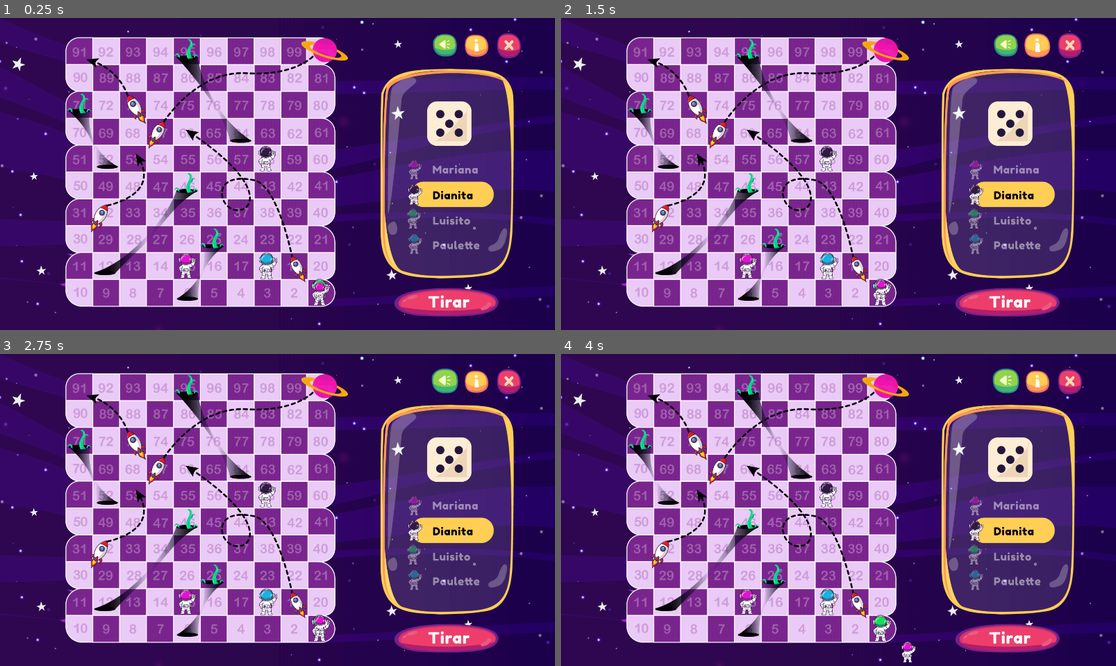
Above: before the commit, frames 1-4 (two rows, left to right).
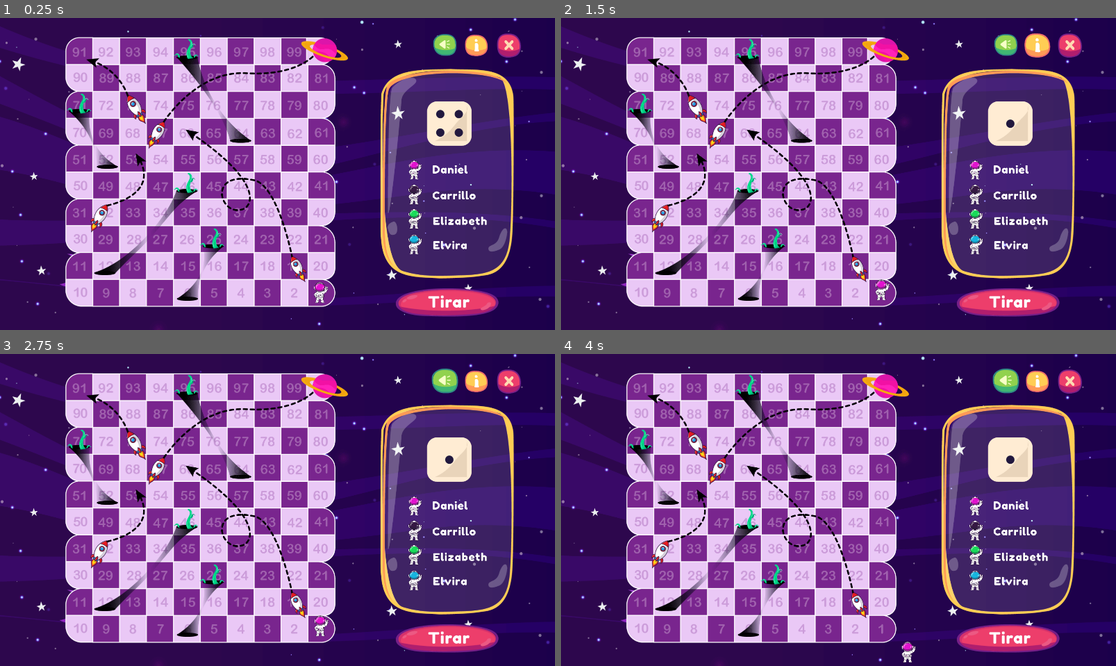
Above: after the commit, the same moments.

Repository: carrilloycardenas/Carrera-espacial
Game: Godot game, scene res://tablero/tablero.tscn
The game is run twice, just before and just after one commit, with the same random seed, the same clock (stepped at 60 frames per second) and the same inputs. The project has no main scene, so this scene is started directly.
Inputs (mouse positions are in pixels of both pictures, inside the frame that each line leads up to):
- Up to frame 1 (0.25 s): no input
- Up to frame 2 (1.5 s): click (1010, 301) at 0.5 s; click (1038, 46) at 1.25 s
- Up to frame 3 (2.75 s): click (444, 382) at 2 s
- Up to frame 4 (4 s): hold Right (ui_right) 2.78-3.53 s; hold Down (ui_down) from 3.53 s (still down)

The runs differ from the first frame. In frame 1, 4.2% of the frame differs, in the area x 0-100%, y 0-96%; in frame 2, 4.3%; in frame 3, 4.3%; in frame 4, 4.4%.

Commit message:
Ok button

Diff:
--- a/tablero/tablero.tscn
+++ b/tablero/tablero.tscn
@@ -38,6 +38,7 @@
 [ext_resource path="res://sprites/check-incorrecto.tscn" type="PackedScene" id=36]
 [ext_resource path="res://sprites/astro-incorrecto.tscn" type="PackedScene" id=37]
 [ext_resource path="res://assets/BOTONES /botones-si.png" type="Texture" id=38]
+[ext_resource path="res://assets/BOTONES /boton-ok.png" type="Texture" id=39]
 
 [sub_resource type="DynamicFont" id=1]
 size = 37
@@ -138,6 +139,7 @@
 text = "Paulette"
 
 [node name="Diseño-tablero" type="Sprite" parent="."]
+visible = false
 position = Vector2( 512, 288 )
 scale = Vector2( 0.533333, 0.533334 )
 texture = ExtResource( 11 )
@@ -319,12 +321,13 @@
 scale = Vector2( 0.25, 0.25 )
 
 [node name="btn-ok-correcto" type="TextureButton" parent="correcto"]
-margin_left = 333.333
-margin_top = 346.667
-margin_right = 667.333
-margin_bottom = 445.667
-texture_normal = ExtResource( 32 )
-texture_hover = ExtResource( 33 )
+margin_left = 380.8
+margin_top = 382.4
+margin_right = 1216.8
+margin_bottom = 701.4
+rect_scale = Vector2( 0.26, 0.26 )
+texture_normal = ExtResource( 39 )
+texture_hover = ExtResource( 9 )
 
 [node name="rightwrong" type="Label" parent="correcto"]
 margin_left = 181.333
Binary file added: assets/BOTONES /boton-ok-hover.png
Not shown, added: assets/BOTONES /boton-ok-hover.png.import
Binary file added: assets/BOTONES /boton-ok.png
Not shown, added: assets/BOTONES /boton-ok.png.import
Not shown: 1 places in tablero/tablero.tscn that only renumber resources
